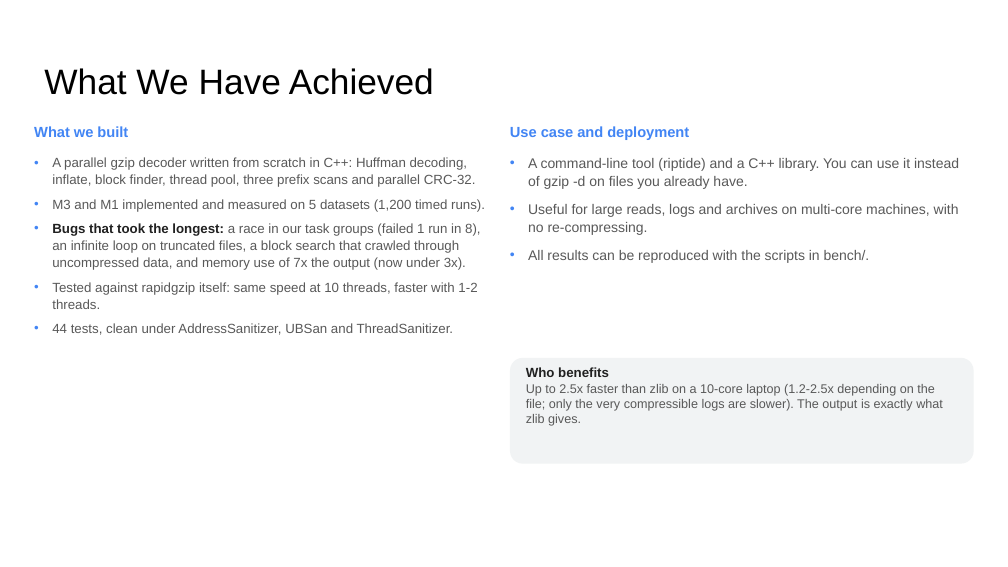
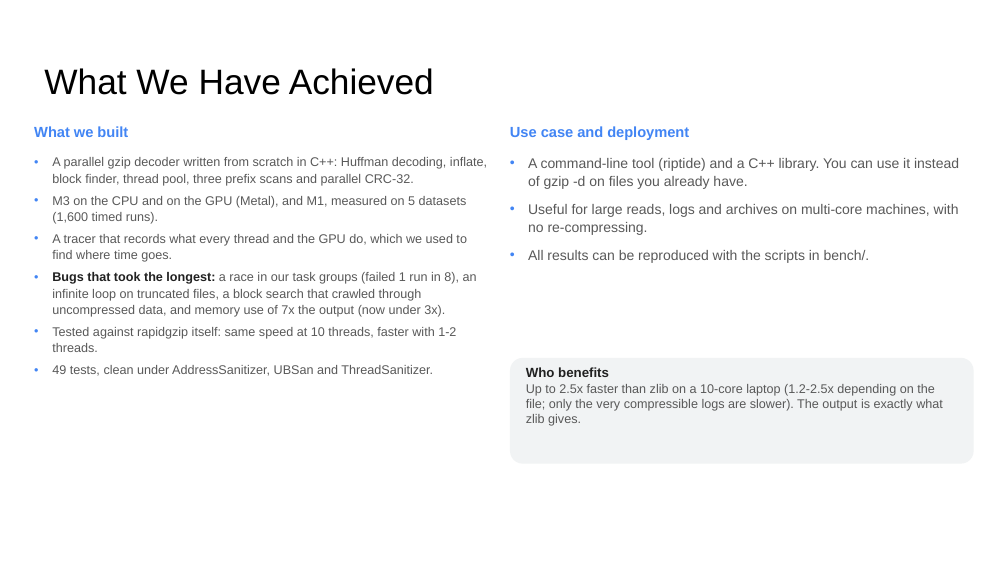
Before and after one commit to DarkDS13/riptide, a slide deck: slide 7 of docs/final/riptide_final_presentation.pptx. Drawn at 1008x567 pixels with LibreOffice and Linux fonts; fonts in the diff are those of the drawing. Boxes give left, top, right and bottom in pixels: in the first picture for what was removed or moved away, otherwise in the second. Text is boxed around its words. In the diff, an @@ line names an element or a change of style, - is before the commit and + after.

Commit message:
Add GPU results and timelines to the final presentation
The M3 results slide now shows two recorded timelines (the serial
window chain against gpu-blocked) and a table of the window step on the
CPU and GPU from E6. The block diagram, achievements and conclusion
mention the GPU version and the tracer, and the counts are updated to
1600 runs and 49 tests. Still eight slides, three of them results.

```diff
--- a/docs/final/riptide_final_presentation.pptx
+++ b/docs/final/riptide_final_presentation.pptx
@@ text at box(52, 157, 487, 352): size 9.5 to 9 pt in "A parallel gzip decoder written from scratch ...", "Bugs that took the longest: a race ...", "Tested against rapidgzip itself: same speed at ..."; less space between paragraphs @@
@@ text at box(52, 196, 467, 262): text changed; size 9.5 to 9 pt @@
-• M3 and M1 implemented and measured on 5 datasets (1,200 timed runs).
+• M3 on the CPU and on the GPU (Metal), and M1, measured on 5 datasets (1,600 timed runs).
+• A tracer that records what every thread and the GPU do, which we used to find where time goes.
@@ text at box(52, 365, 433, 376): text changed; size 9.5 to 9 pt @@
-• 44 tests, clean under AddressSanitizer, UBSan and ThreadSanitizer.
+• 49 tests, clean under AddressSanitizer, UBSan and ThreadSanitizer.
```
Also in this commit, not shown: 5 other slides changed, 1 other file.
